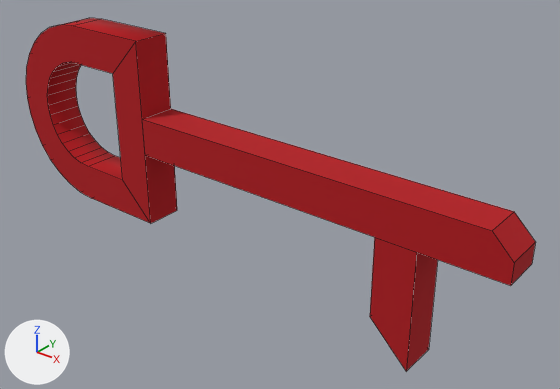
The FBX model unity_project/Paper Box/Assets/Models/Items/Items.fbx_Key_13.fbx as it was, and as the next commit left it.
Rendered twice from a camera (50 mm lens) standing at (3.287, -5.257, 0.148) and looking at (3.072, -4.988, -0.019). Arrows for +X, +Y and +Z are at lower left; the lights stay in place. Mesh edges are drawn as thin lines.

The scene before the commit, as lines of its bpy script (objects in view):
```python
me_cube_065 = bpy.data.meshes.new('Cube.065')
me_cube_065.from_pydata(...)  # 94 vertices, 55 faces; spans x -0.1..0.2, y -0.01..0.01, z -0.07..0.05
me_cube_065.materials.append(mat_red)  # red #b40e17
ob_key_13 = bpy.data.objects.new('Key 13', me_cube_065)
ob_key_13.location = (3.0, -5.0, 0.0)
```
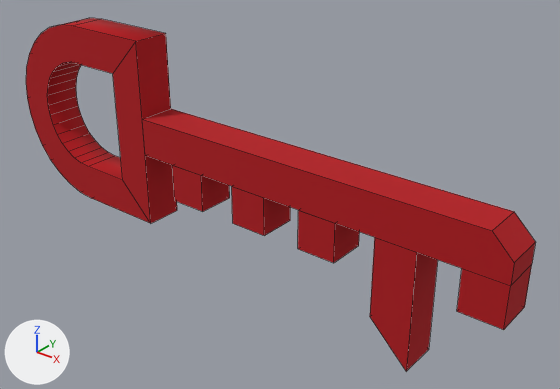
The edits, one by one:
me_cube_065 has 94 vertices, 55 faces and spans x -0.1..0.2, y -0.01..0.01, z -0.07..0.05.
me_cube_065 is used by ob_key_13; location (3.0, -5.0, 0.0).
me_cube_065 part 1: a new loose piece, a box spanning x 0.02..0.04, y -0.01..0.01, z -0.03..-0.01, in mat_red (red #b40e17).
me_cube_065 part 2: a new loose piece, a box spanning x 0.06..0.08, y -0.01..0.01, z -0.03..-0.01, in mat_red (red #b40e17).
me_cube_065 part 3: a new loose piece, a box spanning x 0.1..0.12, y -0.01..0.01, z -0.03..-0.01, in mat_red (red #b40e17).
me_cube_065 part 4: a new loose piece, a box spanning x 0.18..0.2, y -0.01..0.01, z -0.03..-0.01, in mat_red (red #b40e17).

What differs and where, as boxes (x1, y1, x2, y2) in the pictures (560 x 389 px):
part 1 of me_cube_065, added (red)
    after: (172, 165, 230, 212)
part 2 of me_cube_065, added (red)
    after: (232, 186, 290, 236)
part 3 of me_cube_065, added (red)
    after: (298, 210, 359, 263)
part 4 of me_cube_065, added (red)
    after: (457, 265, 532, 330)
